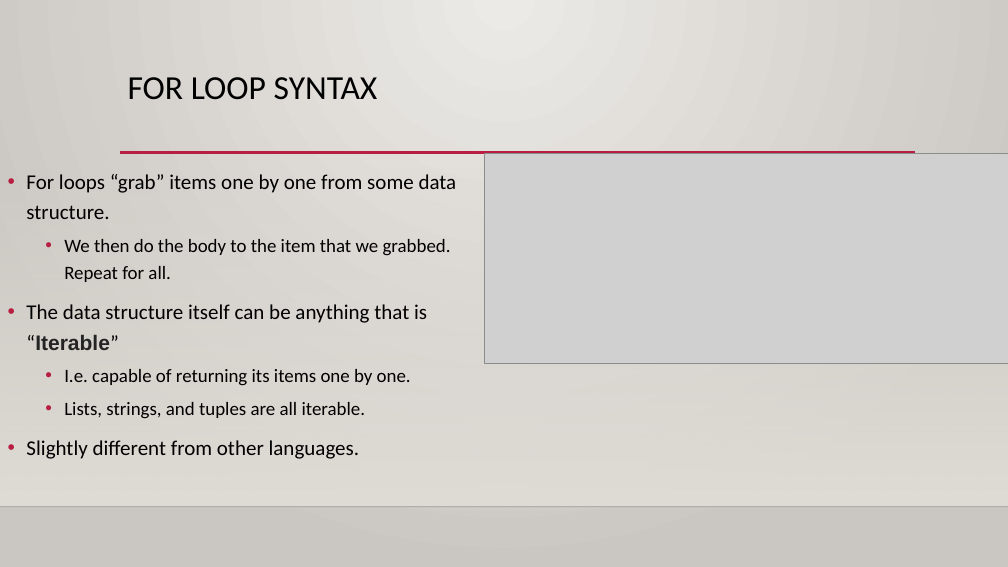
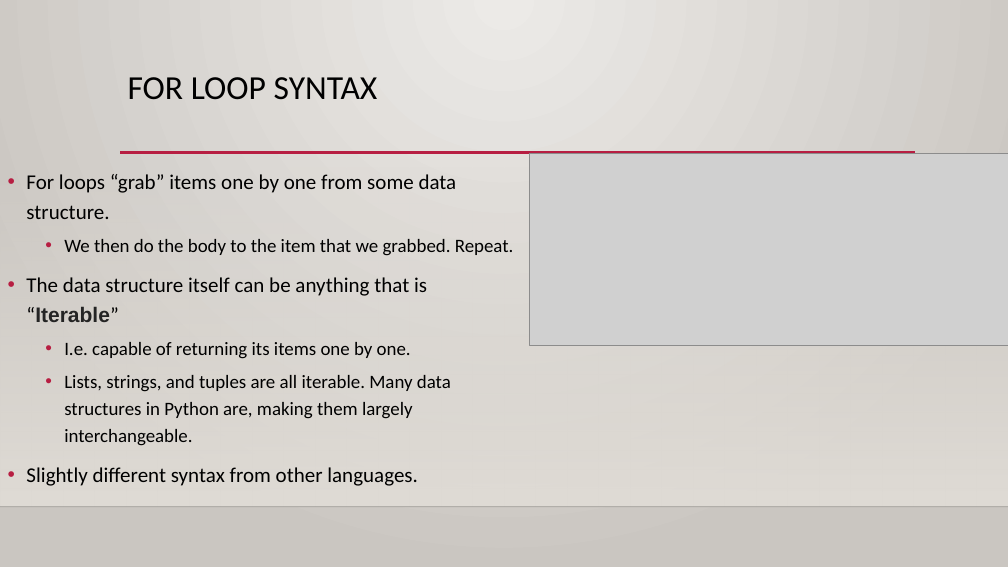
Before and after one commit to okohnkay/Programming_Basics_for_ML, a slide deck: slide 7 of course_material/slides/003_loops.pptx (slide 6 before the commit). Drawn at 1008x567 pixels with LibreOffice and Linux fonts; fonts in the diff are those of the drawing; grey boxes stand for pictures; background and template pictures are left out. Boxes give left, top, right and bottom in pixels: in the first picture for what was removed or moved away, otherwise in the second. Text is boxed around its words. In the diff, an @@ line names an element or a change of style, - is before the commit and + after.

```diff
--- a/course_material/slides/003_loops.pptx
+++ b/course_material/slides/003_loops.pptx
@@ picture: place and size @@
-picture at [485,154,1008,364]
+picture at [530,154,1008,346]
@@ text at [64,239,514,256]: text changed @@
-  • We then do the body to the item that we grabbed. Repeat for all.
+  • We then do the body to the item that we grabbed. Repeat.
@@ text at [26,375,451,486]: text changed @@
-  • Lists, strings, and tuples are all iterable.
-• Slightly different from other languages.
+  • Lists, strings, and tuples are all iterable. Many data structures in Python are, making them largely interchangeable.
+• Slightly different syntax from other languages.
```
Also in this commit, not shown: 2 other slides changed, 2 slides added, 3 other files.
